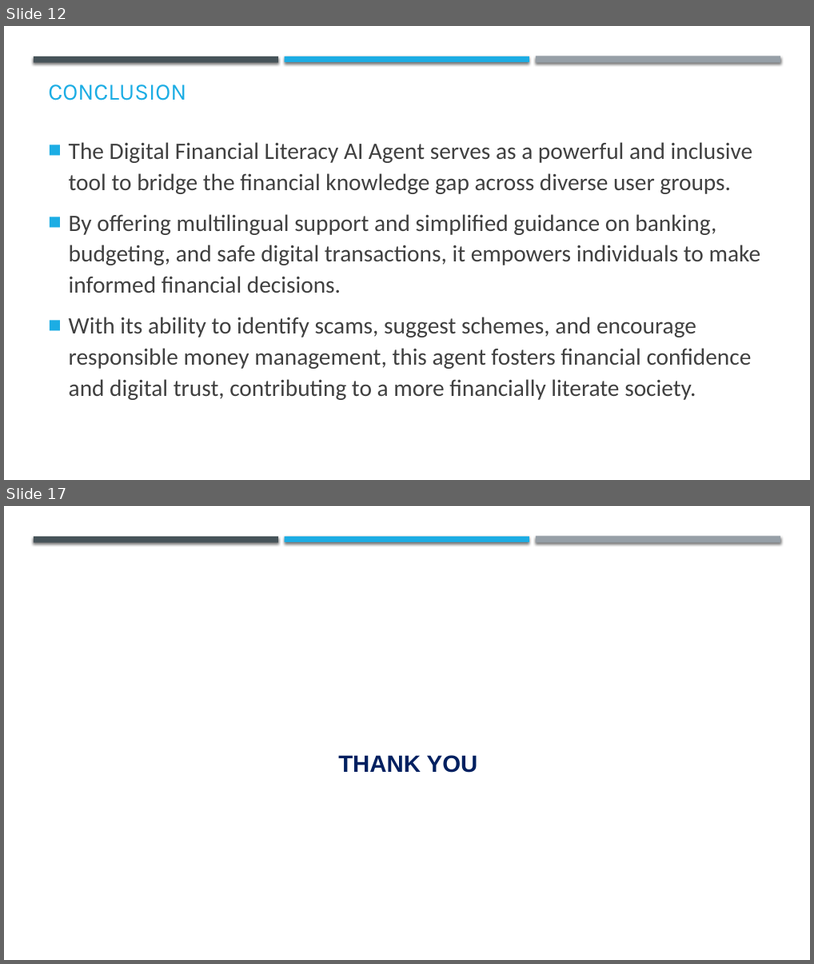
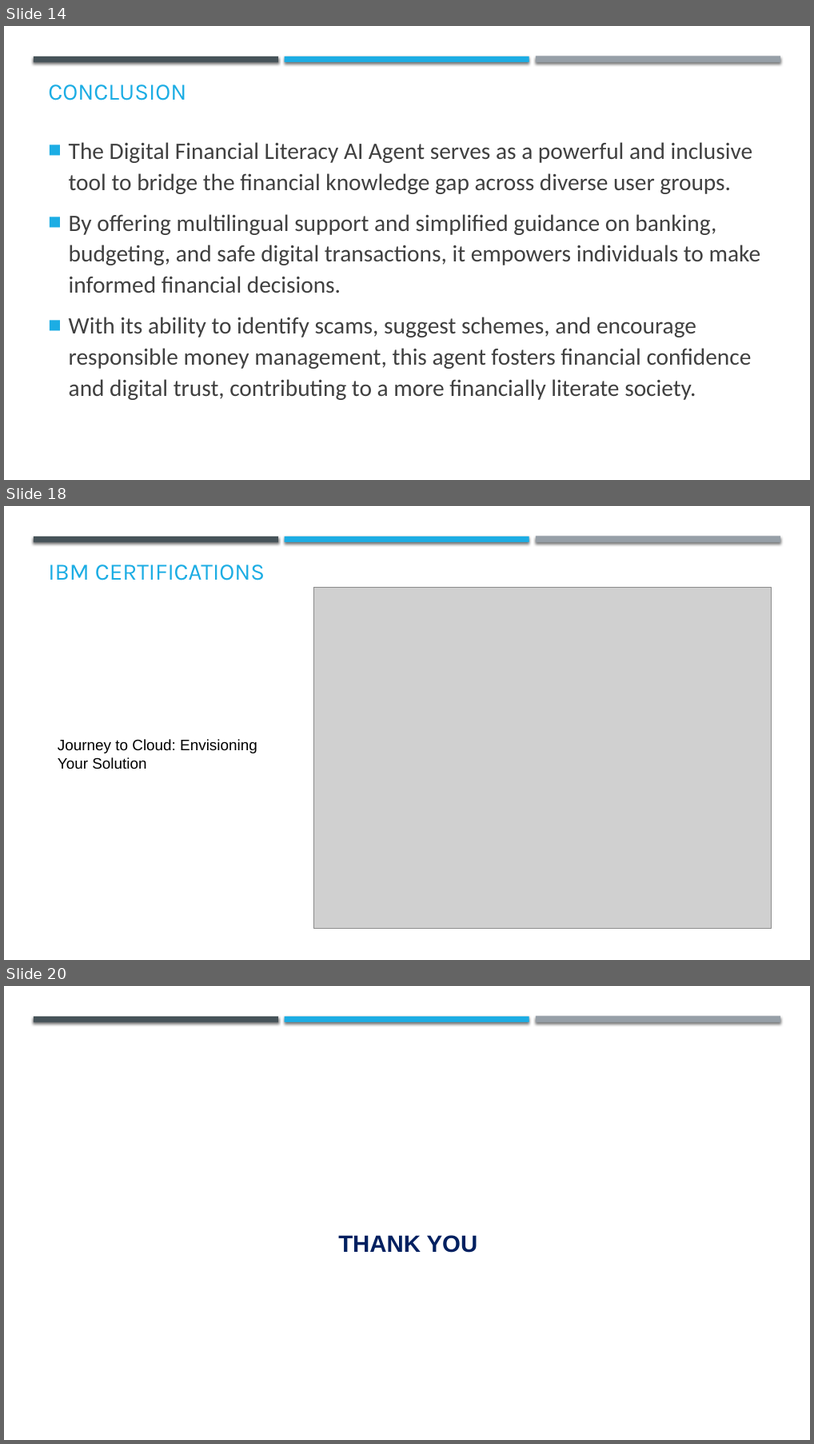
Before and after one commit to SouparnikaH/-AI-Agent-for-Digital-Financial-Literacy-, a slide deck: IBM SkillsBuild_Digital Financial Literacy Agent.pptx. Shown one above the other, each under a label of ours: slides 12 and 17 before the commit, slides 14, 18 and 20 after it; the slides between them are not shown. The pictures are 814x964 and 814x1444 pixels, drawn with LibreOffice and Linux fonts; fonts in the diff are those of the drawing; grey boxes stand for pictures; background and template pictures are left out. Boxes give left, top, right and bottom in pixels: in the first picture for what was removed or moved away, otherwise in the second. Text is boxed around its words. In the diff, an @@ line names an element or a change of style, - is before the commit and + after.

```diff
--- a/IBM SkillsBuild_Digital Financial Literacy Agent.pptx
+++ b/IBM SkillsBuild_Digital Financial Literacy Agent.pptx
@@ slide 18 added at bbox=[4, 506, 810, 960], background #FFFFFF; not listed: 3 template elements that a slide beside it also shows @@
@@ title added at bbox=[48, 564, 265, 580], 28 pt, text #1CADE4 @@
+IBM CERTIFICATIONS
@@ picture added at bbox=[314, 588, 772, 928] @@
@@ text added at bbox=[58, 739, 258, 769], 18 pt, text #000000 @@
+Journey to Cloud: Envisioning Your Solution
@@ what was slide 12 is now slide 14 @@
@@ what was slide 17 is now slide 20 @@
```
Also in this commit, not shown: 5 slides changed, 2 other slides added.
